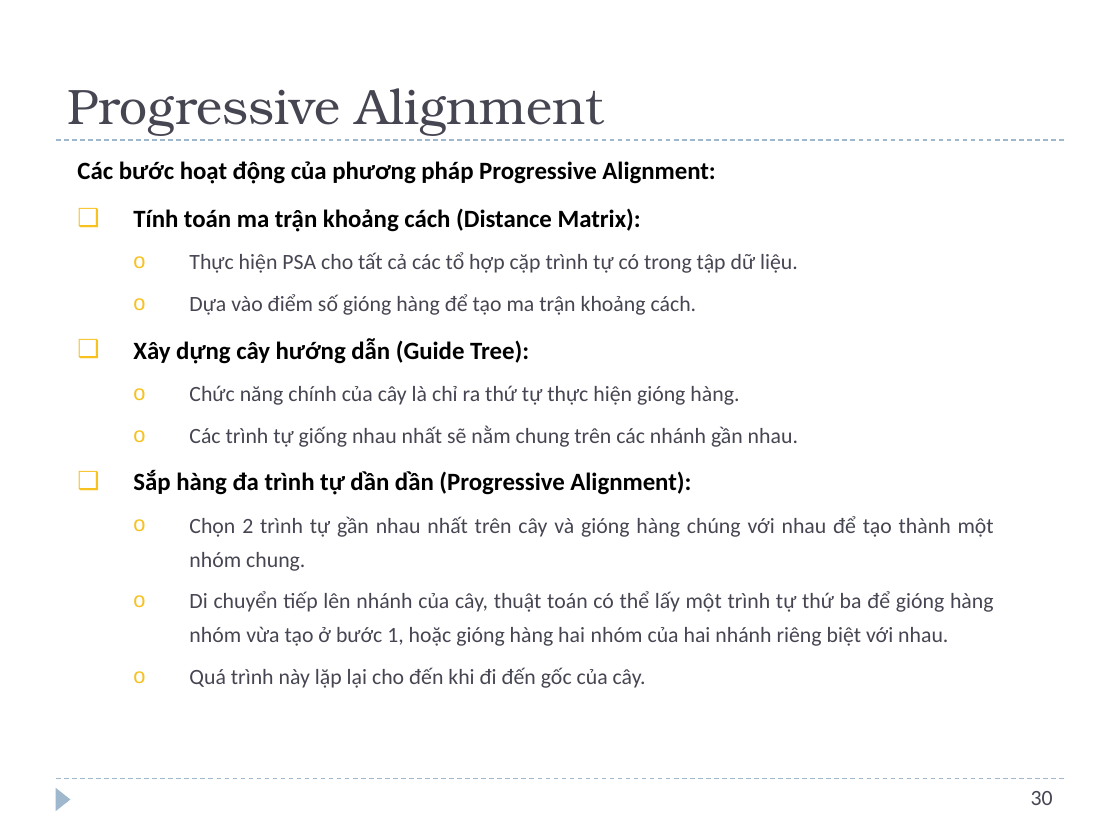
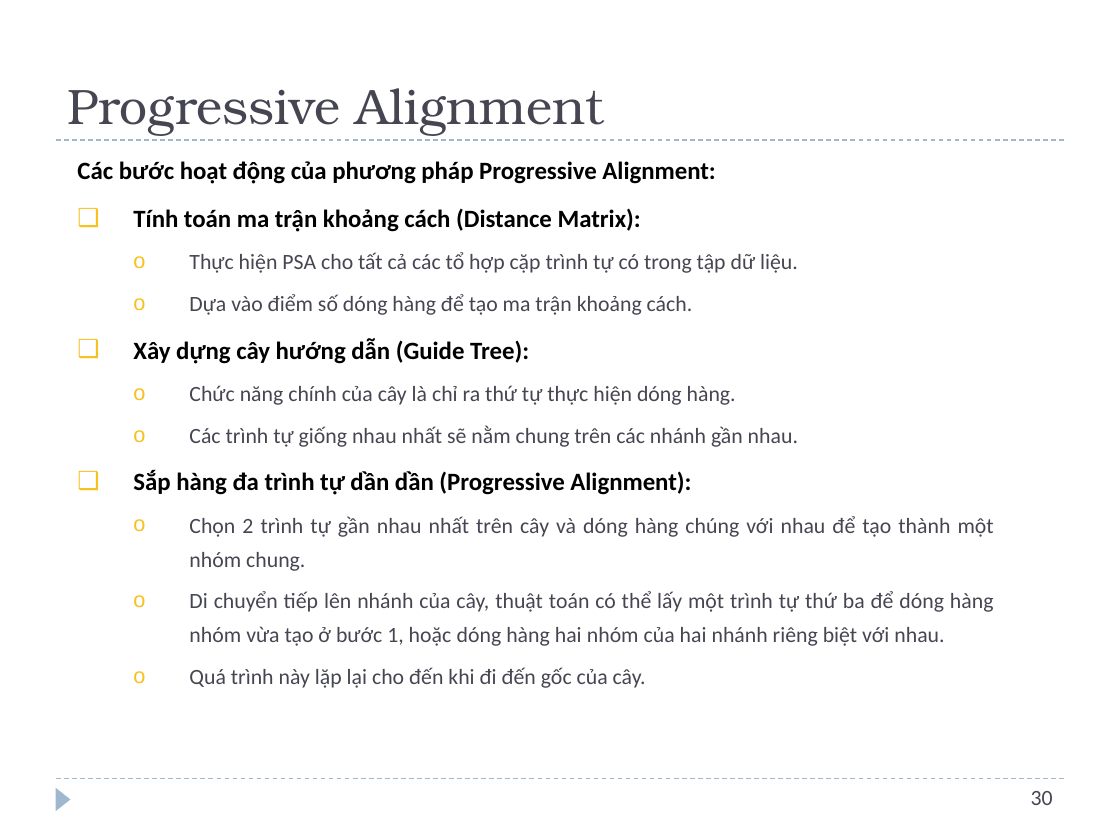
Before and after one commit to nmk-k66-uet/Sequence-Alignment, a slide deck: slide 31 of Sequence Alignment.pptx. Drawn at 1120x840 pixels with LibreOffice and Linux fonts; fonts in the diff are those of the drawing. Boxes give left, top, right and bottom in pixels: in the first picture for what was removed or moved away, otherwise in the second. Text is boxed around its words. In the diff, an @@ line names an element or a change of style, - is before the commit and + after.

Commit message:
Add Slides

```diff
--- a/Sequence Alignment.pptx
+++ b/Sequence Alignment.pptx
@@ text at box(189, 294, 693, 315): text changed @@
-  o Dựa vào điểm số gióng hàng để tạo ma trận khoảng cách.
+  o Dựa vào điểm số dóng hàng để tạo ma trận khoảng cách.
@@ text at box(189, 385, 736, 405): text changed @@
-  o Chức năng chính của cây là chỉ ra thứ tự thực hiện gióng hàng.
+  o Chức năng chính của cây là chỉ ra thứ tự thực hiện dóng hàng.
@@ text at box(189, 516, 994, 646): text changed @@
-  o Chọn 2 trình tự gần nhau nhất trên cây và gióng hàng chúng với nhau để tạo thành một nhóm chung.
-  o Di chuyển tiếp lên nhánh của cây, thuật toán có thể lấy một trình tự thứ ba để gióng hàng nhóm vừa tạo ở bước 1, hoặc gióng hàng hai nhóm của hai nhánh riêng biệt với nhau.
+  o Chọn 2 trình tự gần nhau nhất trên cây và dóng hàng chúng với nhau để tạo thành một nhóm chung.
+  o Di chuyển tiếp lên nhánh của cây, thuật toán có thể lấy một trình tự thứ ba để dóng hàng nhóm vừa tạo ở bước 1, hoặc dóng hàng hai nhóm của hai nhánh riêng biệt với nhau.
```
Also in this commit, not shown: 7 other slides changed, 1 other file.
